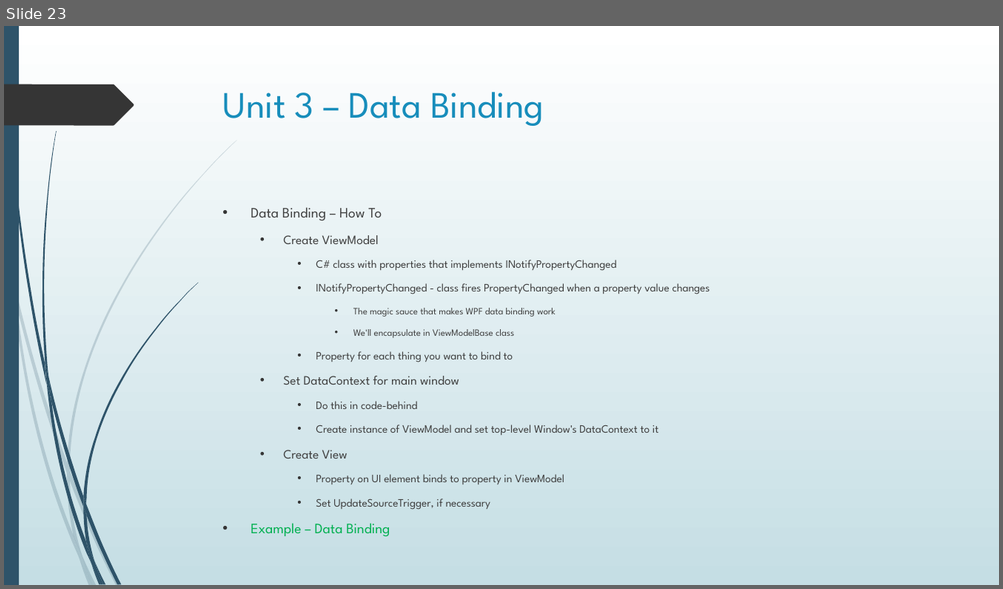
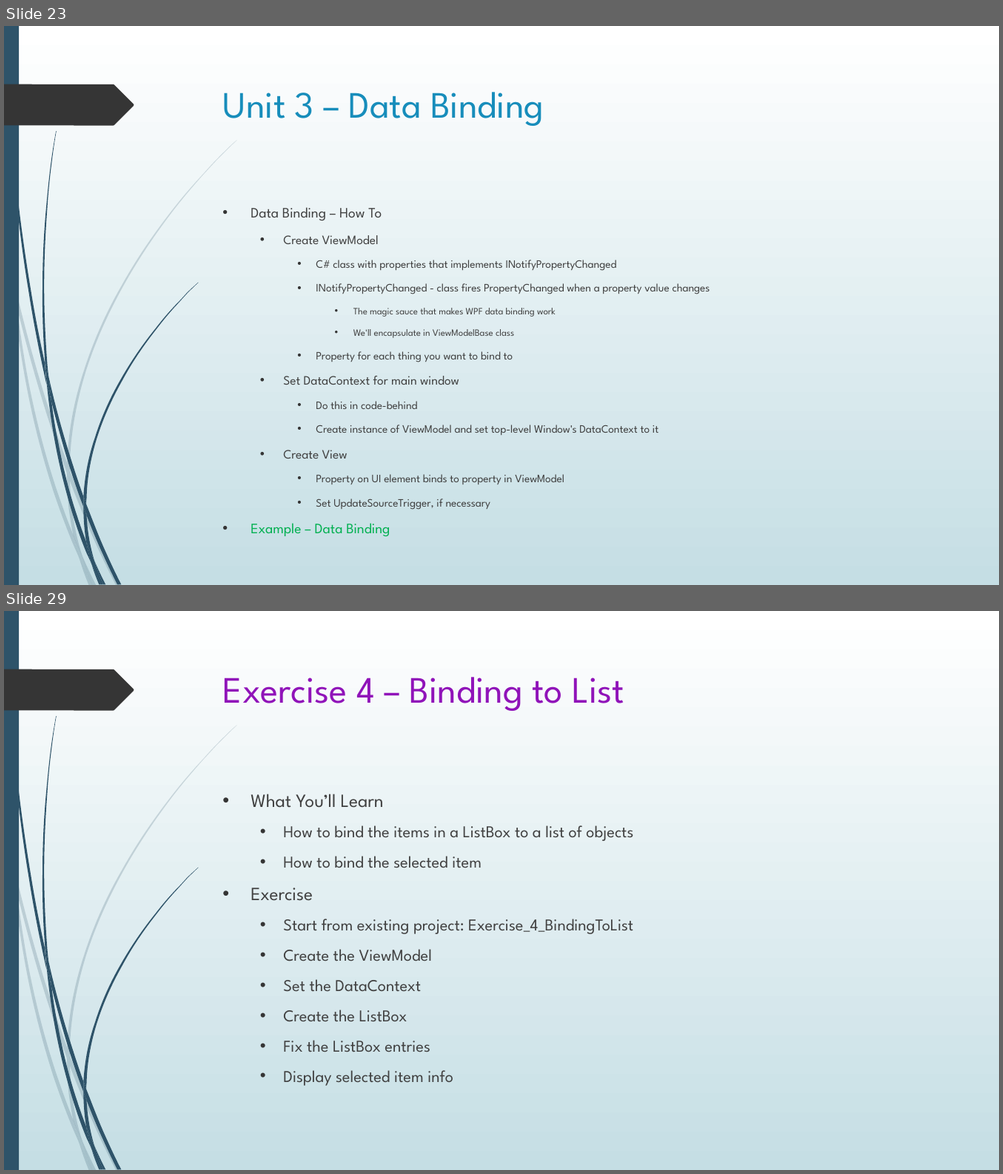
Before and after one commit to seanpsexton/wpf-workshop-solutions, a slide deck: WPF-Workshop-Sexton-Oct2023.pptx. Shown one above the other, each under a label of ours: slide 23 before the commit, slides 23 and 29 after it; the slides between them are not shown. The pictures are 1003x589 and 1003x1174 pixels, drawn with LibreOffice and Linux fonts; fonts in the diff are those of the drawing. Boxes give left, top, right and bottom in pixels: in the first picture for what was removed or moved away, otherwise in the second. Text is boxed around its words. In the diff, an @@ line names an element or a change of style, - is before the commit and + after.

```diff
--- a/WPF-Workshop-Sexton-Oct2023.pptx
+++ b/WPF-Workshop-Sexton-Oct2023.pptx
@@ slide 29 added at (4,611,999,1170), background gradient #FFFFFF to #C5DEE5; not listed: 24 template elements that a slide beside it also shows @@
@@ title added at (223,677,624,711), 36 pt, text #9013B9 @@
+Exercise 4 – Binding to List
@@ text added at (250,794,633,1086), 16 pt, text #404040 @@
+• What You’ll Learn
+  • How to bind the items in a ListBox to a list of objects
+  • How to bind the selected item
+• Exercise
+  • Start from existing project: Exercise_4_BindingToList
+  • Create the ViewModel
+  • Set the DataContext
+  • Create the ListBox
+  • Fix the ListBox entries
+  • Display selected item info
```
Also in this commit, not shown: 5 other slides added.
